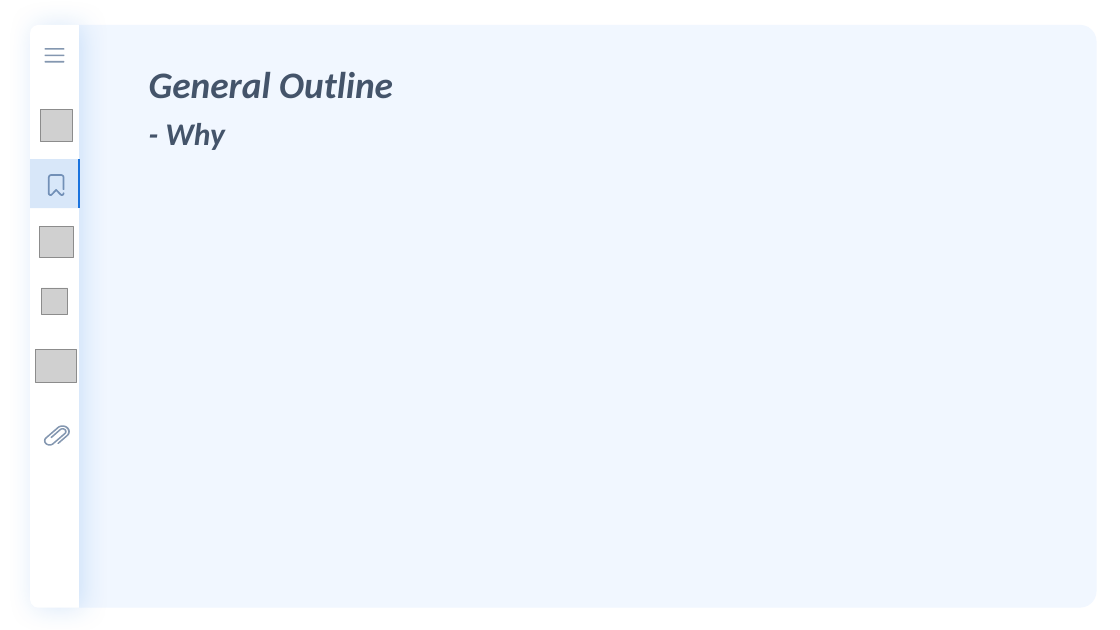
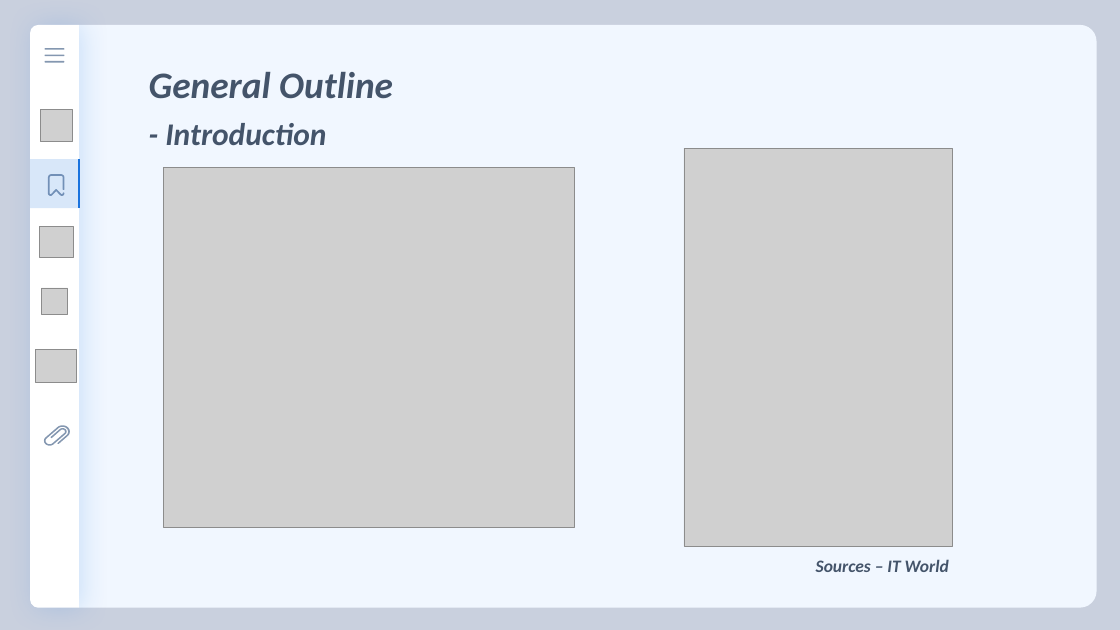
Before and after one commit to florentious/AutoGenerating_VariableName, a slide deck: slide 5 of Text/Presentation/presentation_ver0_91.pptm (slide 6 before the commit). Drawn at 1120x630 pixels with LibreOffice and Linux fonts; fonts in the diff are those of the drawing; grey boxes stand for pictures. Boxes give left, top, right and bottom in pixels: in the first picture for what was removed or moved away, otherwise in the second. Text is boxed around its words. In the diff, an @@ line names an element or a change of style, - is before the commit and + after.

```diff
--- a/Text/Presentation/presentation_ver0_91.pptm
+++ b/Text/Presentation/presentation_ver0_91.pptm
@@ background #FFFFFF to #C9D0DE @@
@@ text at box(165, 123, 326, 145): text changed @@
-- Why
+- Introduction
@@ picture added at box(684, 148, 953, 546) @@
@@ picture added at box(164, 168, 575, 528) @@
@@ text added at box(816, 559, 949, 572), 15 pt, text #44546A, bold, italic @@
+Sources – IT World
```
Also in this commit, not shown: 4 other slides changed, 1 slide added, 3 other files.
